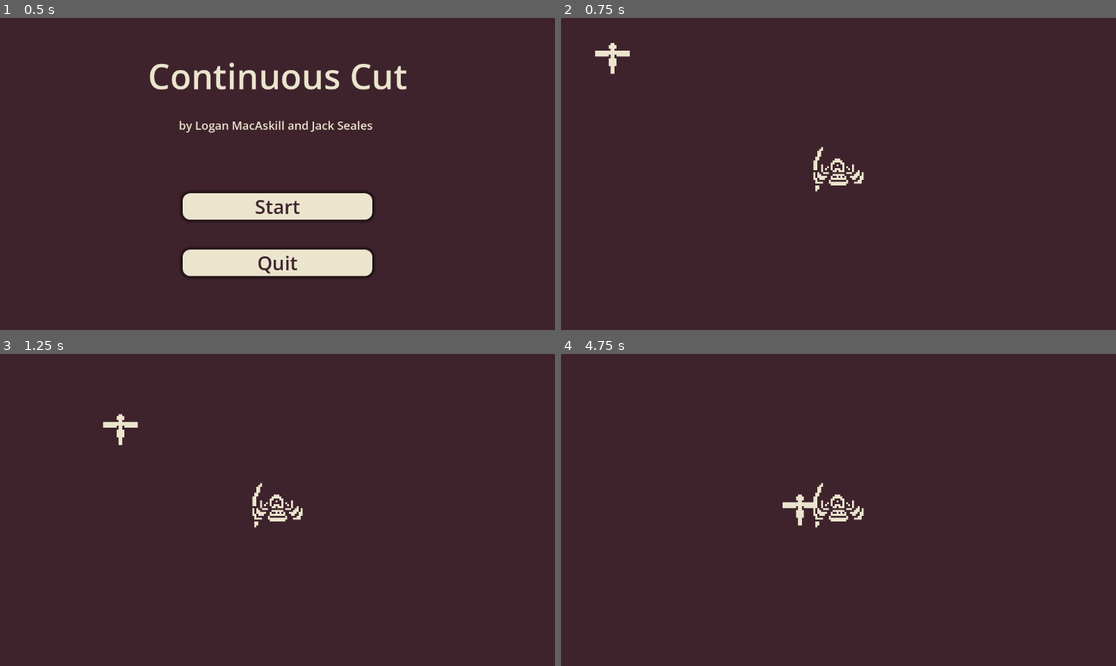
Above: before the commit, frames 1-4 (two rows, left to right).
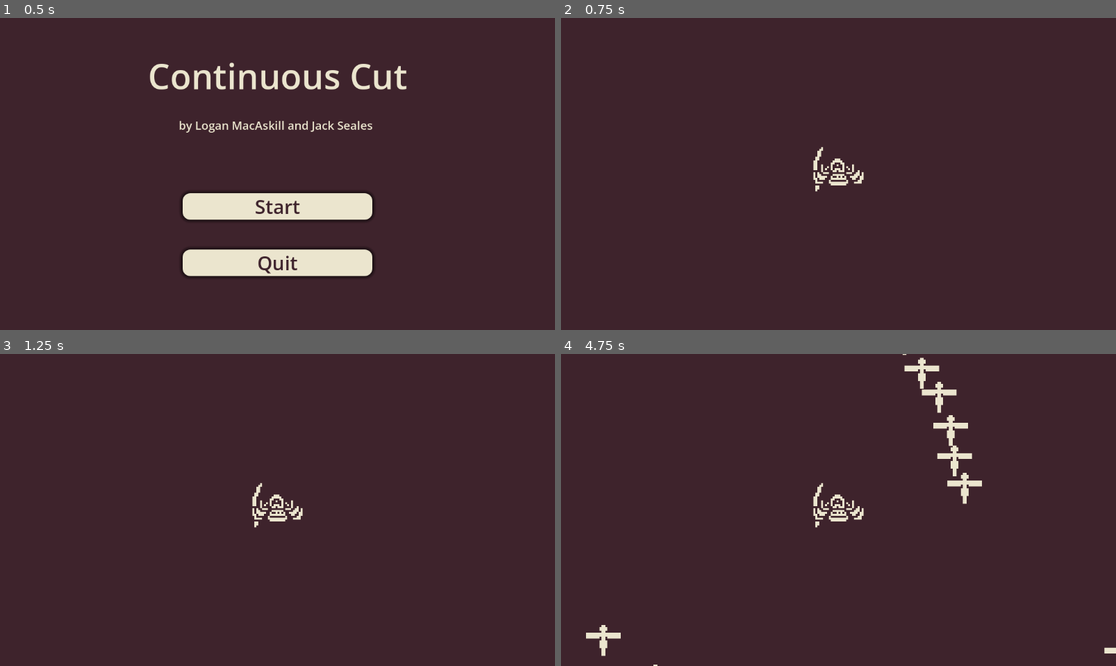
Above: after the commit, the same moments.

Repository: log2bits/continuous-cut
Game: Godot game, scene res://Scenes/title_screen.tscn
The game is run twice, just before and just after one commit, with the same random seed, the same clock (stepped at 60 frames per second) and the same inputs.
Inputs:
- Up to frame 1 (0.5 s): no input
- Up to frame 2 (0.75 s): click "Start" at 0.5 s
- Up to frame 3 (1.25 s): no input
- Up to frame 4 (4.75 s): no input

Frame 1 is identical in both runs. In frame 2, 0.2% of the frame differs, in the area x 6-13%, y 8-19%; in frame 3, 0.2%; in frame 4, 1.5%, in the area x 4-100%, y 0-100%.

Commit message:
enemy spawning!

Diff:
--- a/Scenes/enemy.tscn
+++ b/Scenes/enemy.tscn
@@ -1,12 +1,14 @@
 [gd_scene format=3 uid="uid://p7h7woyl27ft"]
 
 [ext_resource type="Texture2D" uid="uid://cdh4ytv0ffk2y" path="res://assets/sprites/enemy.png" id="1_a8hw6"]
+[ext_resource type="Script" uid="uid://brxf5s03ptr16" path="res://scripts/enemy.gd" id="1_md0e3"]
 
 [sub_resource type="CapsuleShape2D" id="CapsuleShape2D_jg4ye"]
 radius = 4.0
 height = 16.0
 
 [node name="Enemy" type="CharacterBody2D" unique_id=1766995639]
+script = ExtResource("1_md0e3")
 
 [node name="Sprite2D" type="Sprite2D" parent="." unique_id=785483160]
 texture = ExtResource("1_a8hw6")
--- a/Scenes/main_scene.tscn
+++ b/Scenes/main_scene.tscn
@@ -1,11 +1,11 @@
 [gd_scene format=3 uid="uid://cmesnsomldwbi"]
 
 [ext_resource type="PackedScene" uid="uid://b548bppnpn02l" path="res://scenes/player.tscn" id="1_1k4gi"]
+[ext_resource type="Script" uid="uid://dta814xiwrbqe" path="res://scripts/game.gd" id="1_gubc5"]
 [ext_resource type="Script" uid="uid://dmiceh8sy7m03" path="res://scripts/player.gd" id="2_6fy3g"]
-[ext_resource type="PackedScene" uid="uid://p7h7woyl27ft" path="res://scenes/enemy.tscn" id="3_7ykc4"]
-[ext_resource type="Script" uid="uid://brxf5s03ptr16" path="res://scripts/enemy.gd" id="4_pu3yx"]
 
-[node name="World" type="Node2D" unique_id=1932867374]
+[node name="Game" type="Node2D" unique_id=1932867374]
+script = ExtResource("1_gubc5")
 
 [node name="Player" parent="." unique_id=640957625 instance=ExtResource("1_1k4gi")]
 script = ExtResource("2_6fy3g")
@@ -13,7 +13,4 @@
 [node name="Camera" type="Camera2D" parent="Player" unique_id=1507944311]
 zoom = Vector2(4, 4)
 
-[node name="Enemy" parent="." unique_id=1160950657 node_paths=PackedStringArray("player") instance=ExtResource("3_7ykc4")]
-position = Vector2(-129, -66)
-script = ExtResource("4_pu3yx")
-player = NodePath("../Player")
+[node name="Timer" type="Timer" parent="." unique_id=822883402]
--- a/Scripts/player.gd
+++ b/Scripts/player.gd
@@ -1,3 +1,4 @@
+class_name Player
 extends CharacterBody2D
 
 func _physics_process(delta: float) -> void:
--- a/scripts/enemy.gd
+++ b/scripts/enemy.gd
@@ -1,10 +1,15 @@
 extends CharacterBody2D
 
-@export var player: CharacterBody2D
-@export var speed: float = 80.0
+@export var speed: float = 32.0
+var player: CharacterBody2D
 
 func _physics_process(delta: float) -> void:
 	if not is_instance_valid(player):
 		return
 	velocity = global_position.direction_to(player.global_position) * speed
 	move_and_slide()
+
+	for i in get_slide_collision_count():
+		var collision = get_slide_collision(i)
+		if collision.get_collider() == player:
+			queue_free()
--- /dev/null
+++ b/scripts/game.gd
@@ -0,0 +1,38 @@
+extends Node2D
+
+@export var spawn_interval: float = 0.2
+@export var rotation_speed: float = 1.0
+@export var random_jitter: float = 5.0
+@export var switch_direction_chance: float = 0.7
+@export var skip_chance: float = 0.3
+
+var screen_height = 648 / 4.0 / 2.0
+var screen_width = 1152 / 4.0 / 2.0
+var current_time = 0.0
+var direction: float = 1.0
+
+@onready var timer: Timer = $Timer
+
+func _ready() -> void:
+	timer.wait_time = spawn_interval
+	timer.timeout.connect(_on_timer_timeout)
+	timer.start()
+
+func _process(delta: float) -> void:
+	current_time += delta
+	if randf() < switch_direction_chance * delta:
+		direction *= -1.0
+	if randf() < skip_chance * delta:
+		current_time += PI / 2.0 / rotation_speed
+
+func _on_timer_timeout() -> void:
+	var spawn_distance = sqrt((screen_height + 16) ** 2 + (screen_width + 16) ** 2)
+	var jitter = Vector2(randf_range(-random_jitter, random_jitter), randf_range(-random_jitter, random_jitter))
+	var spawn_pos = Vector2.from_angle(current_time * rotation_speed * direction) * spawn_distance + jitter
+	spawn_mob(spawn_pos)
+
+func spawn_mob(pos: Vector2) -> void:
+	var new_mob = preload("res://scenes/enemy.tscn").instantiate()
+	new_mob.global_position = pos
+	new_mob.player = get_node("Player")
+	add_child(new_mob)
Not shown, added: scripts/game.gd.uid
